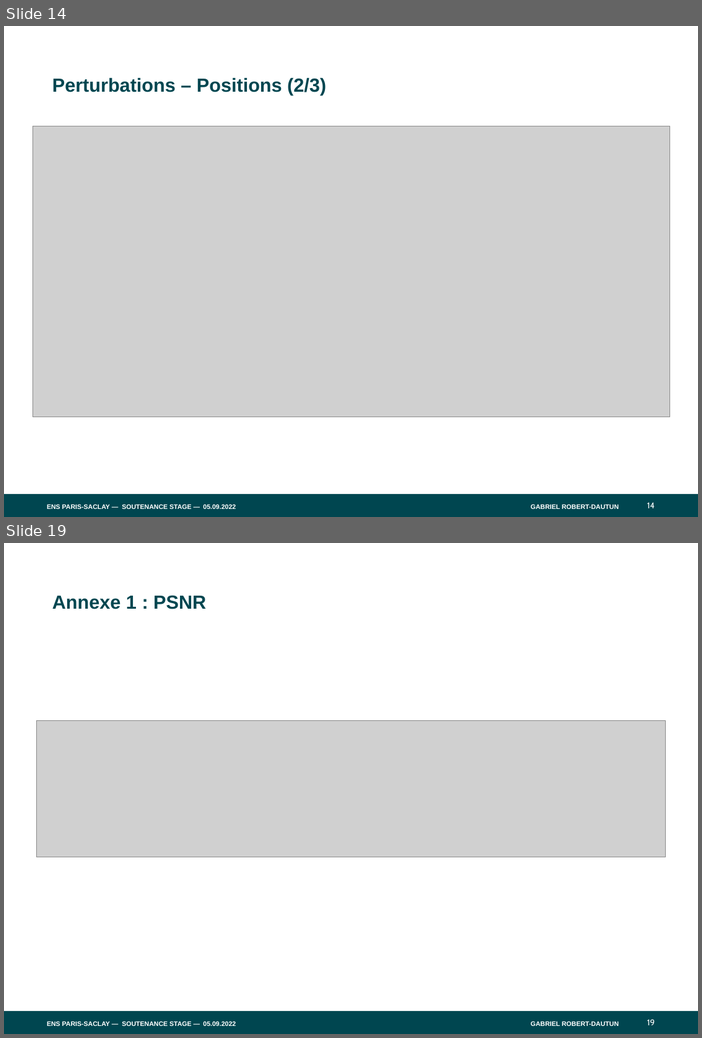
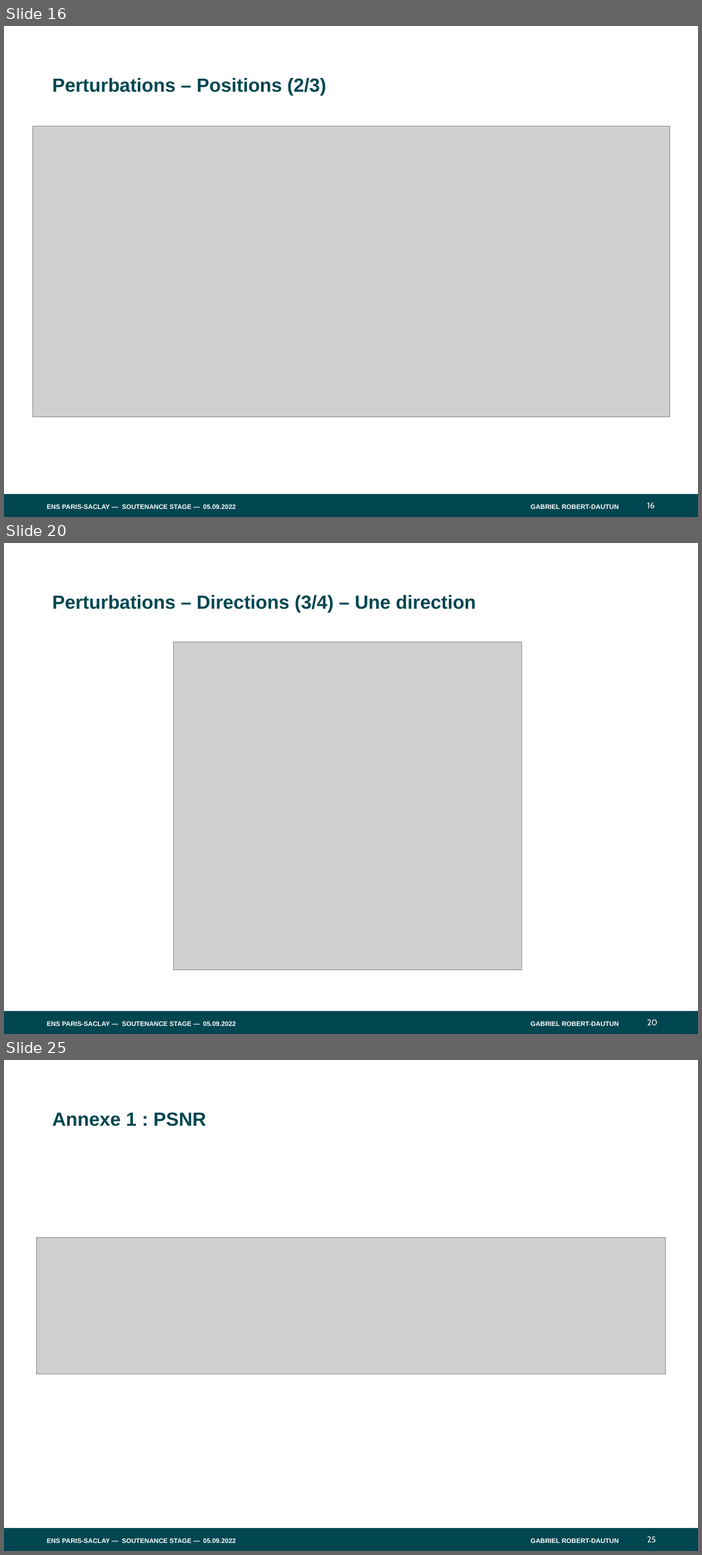
Before and after one commit to RUValaS/RDR, a slide deck: rendu/diapo/ENS-PARIS-SACLAY_GABARIT-PPT_V5.pptx. Shown one above the other, each under a label of ours: slides 14 and 19 before the commit, slides 16, 20 and 25 after it; the slides between them are not shown. The pictures are 702x1038 and 702x1555 pixels, drawn with LibreOffice and Linux fonts; fonts in the diff are those of the drawing; grey boxes stand for pictures. Boxes give left, top, right and bottom in pixels: in the first picture for what was removed or moved away, otherwise in the second. Text is boxed around its words. In the diff, an @@ line names an element or a change of style, - is before the commit and + after.

```diff
--- a/rendu/diapo/ENS-PARIS-SACLAY_GABARIT-PPT_V5.pptx
+++ b/rendu/diapo/ENS-PARIS-SACLAY_GABARIT-PPT_V5.pptx
@@ slide 20 added at bbox=[4, 543, 698, 1034], background #FFFFFF; not listed: 4 template elements that a slide beside it also shows @@
@@ text added at bbox=[52, 594, 476, 612], 32 pt, text #004650, bold @@
+Perturbations – Directions (3/4) – Une direction
@@ picture added at bbox=[174, 642, 522, 970] @@
@@ what was slide 14 is now slide 16 @@
@@ page number at bbox=[648, 502, 655, 508]: text changed @@
-14
+16
@@ what was slide 19 is now slide 25 @@
@@ page number at bbox=[648, 1536, 656, 1542]: text changed @@
-19
+25
```
Also in this commit, not shown: 5 slides changed, 6 other slides added, 1 slide removed.
